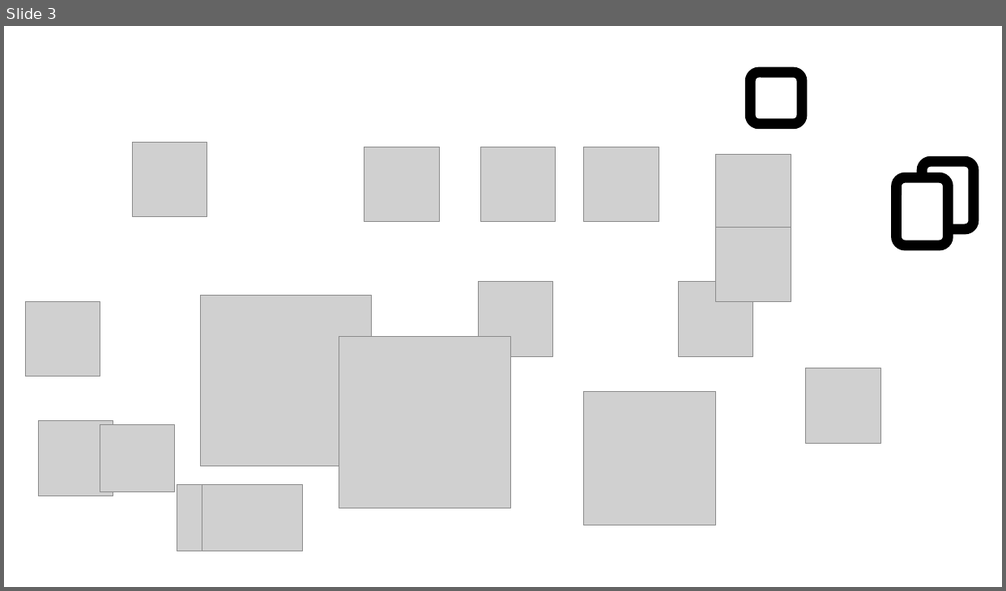
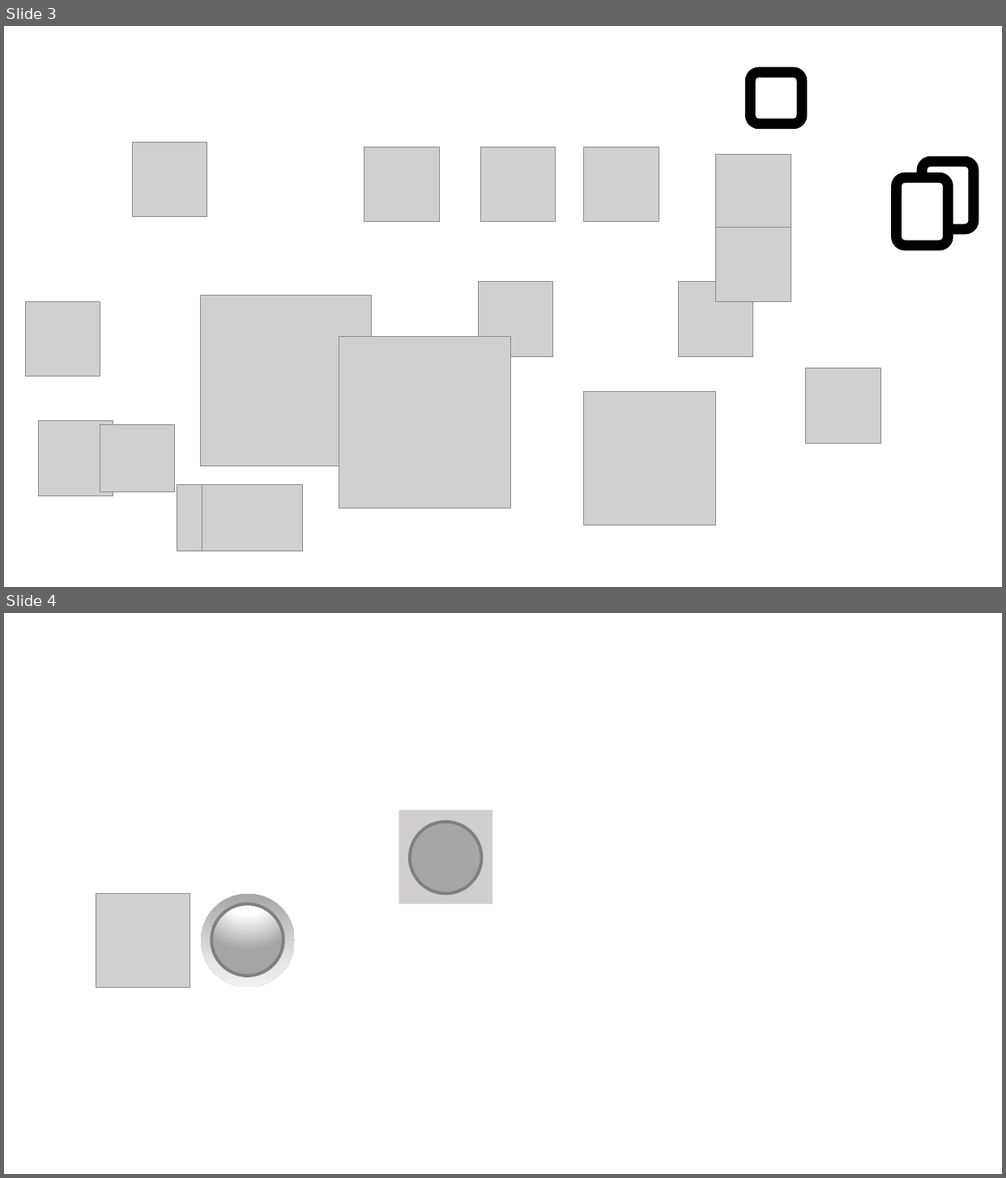
Before and after one commit to BCDA-APS/QSview, a slide deck: src/QSview/resources/icons/icons.pptx. Shown one above the other, each under a label of ours: slide 3 before the commit, slides 3 and 4 after it. The pictures are 1006x591 and 1006x1178 pixels, drawn with LibreOffice and Linux fonts; fonts in the diff are those of the drawing; grey boxes stand for pictures. Boxes give left, top, right and bottom in pixels: in the first picture for what was removed or moved away, otherwise in the second. Text is boxed around its words. In the diff, an @@ line names an element or a change of style, - is before the commit and + after.

```diff
--- a/src/QSview/resources/icons/icons.pptx
+++ b/src/QSview/resources/icons/icons.pptx
@@ slide 4 added at (x1=4, y1=613, x2=1002, y2=1174), background #FFFFFF @@
@@ rectangle added at (x1=398, y1=811, x2=492, y2=905), fill #D0CECE @@
@@ ellipse added at (x1=410, y1=822, x2=482, y2=894), fill #A6A6A6, outline #808080 3 pt @@
@@ picture added at (x1=96, y1=894, x2=189, y2=987) @@
@@ ellipse added at (x1=198, y1=890, x2=297, y2=990), fill gradient #FFFFFF to #A5A5A5, outline #808080 3 pt @@
@@ ellipse added at (x1=201, y1=894, x2=295, y2=987), fill gradient #A6A6A6 to #E5E5E5 to #F2F2F2 @@
```
Also in this commit, not shown: 5 other files.
